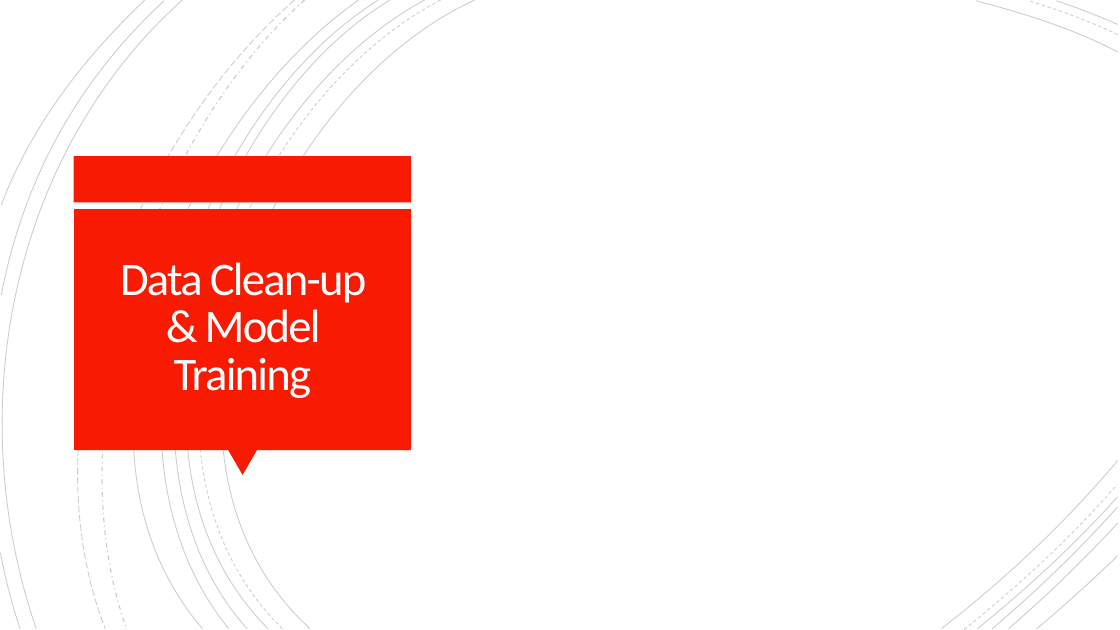
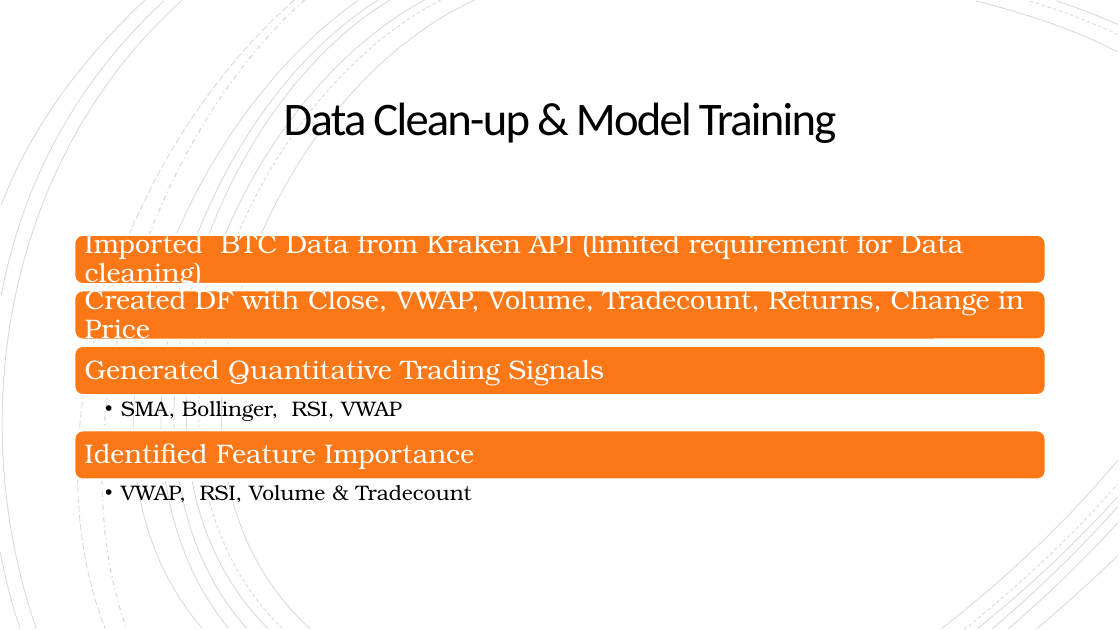
Before and after one commit to hammer888-tech/project2_algo_trading, a slide deck: slide 3 of Project_2-Algo-Trading.pptx (slide 4 before the commit). Drawn at 1120x630 pixels with LibreOffice and Linux fonts; fonts in the diff are those of the drawing. Boxes give left, top, right and bottom in pixels: in the first picture for what was removed or moved away, otherwise in the second. Text is boxed around its words. In the diff, an @@ line names an element or a change of style, - is before the commit and + after.

```diff
--- a/Project_2-Algo-Trading.pptx
+++ b/Project_2-Algo-Trading.pptx
@@ rectangle added at <box>0,0,1120,630</box>, fill #FFFFFF @@
@@ group added at <box>0,0,1118,628</box>: 12 freeform shapes @@
@@ title "Data Clean-up & Model Training": place and size @@
-title "Data Clean-up & Model Training" at <box>120,262,367,398</box>
+title "Data Clean-up & Model Training" at <box>284,102,837,143</box>
@@ title "Data Clean-up & Model Training" at <box>284,102,837,143</box>: text colour #FFFEFF to #000000 @@
@@ rectangle removed at <box>74,156,412,202</box> @@
@@ rectangle removed at <box>74,209,411,450</box> @@
@@ triangle removed at <box>228,450,257,476</box> @@
@@ freeform shape removed at <box>942,460,1118,628</box> @@
@@ group added at <box>74,228,1046,502</box>: 6 texts, 4 rounded rectangles @@
+Imported BTC Data from Kraken API (limited requirement for Data cleaning)
+Created DF with Close, VWAP, Volume, Tradecount, Returns, Change in Price
+Generated Quantitative Trading Signals
+  • SMA, Bollinger, RSI, VWAP
+Identified Feature Importance
+  • VWAP, RSI, Volume & Tradecount
```
Also in this commit, not shown: 3 other slides changed, 9 slides added, 4 slides removed.
